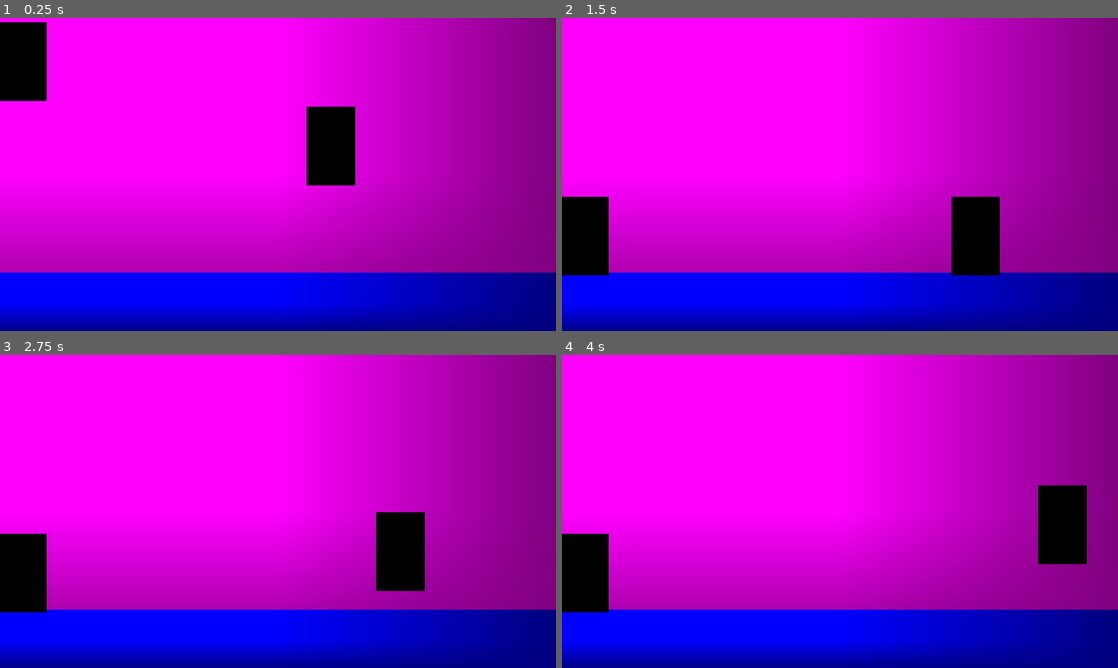
Above: before the commit, frames 1-4 (two rows, left to right).
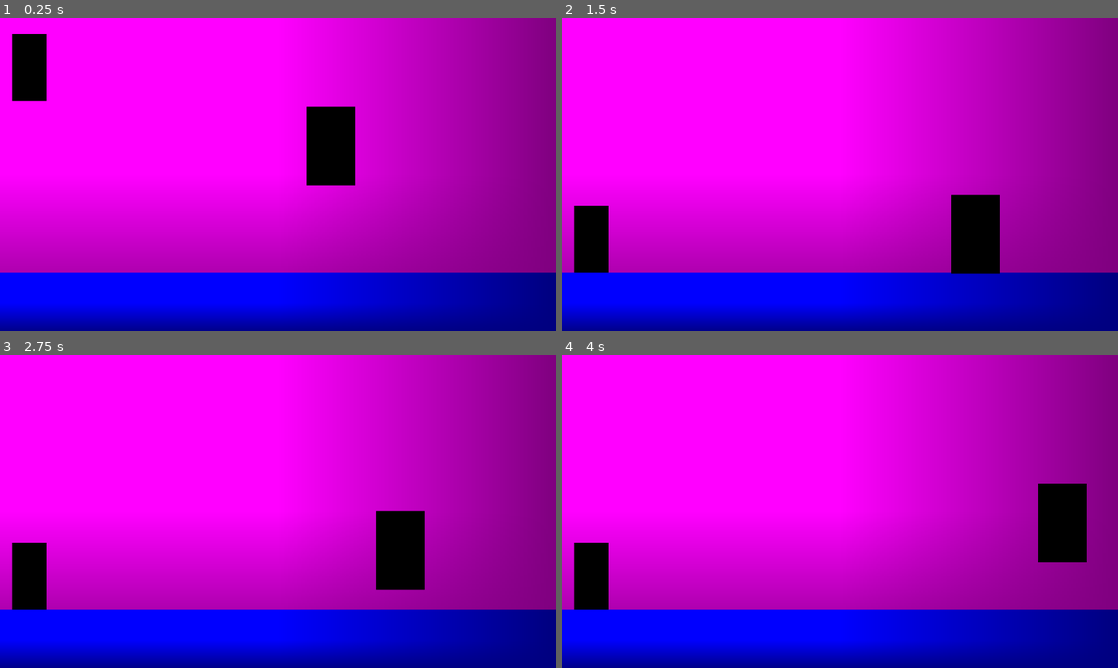
Above: after the commit, the same moments.

Repository: bjosephkatz/Bethesda-Brawl
Game: Godot game, scene res://scenes/game_arena.tscn
Two runs of this game, one before a commit and one after it. Both use one fixed random seed, a clock stepped at 60 frames per second and the inputs below.
Inputs:
- Up to frame 1 (0.25 s): no input
- Up to frame 2 (1.5 s): tap Enter (ui_accept) at 0.5 s; hold D (move_right) from 0.53 s (still down); tap W (jump) at 0.77 s
- Up to frame 3 (2.75 s): tap W (jump) at 1.52 s; release D (move_right) at 2.03 s; hold A (move_left) from 2.03 s (still down)
- Up to frame 4 (4 s): release A (move_left) at 2.78 s; hold D (move_right) from 2.78 s (still down); tap W (jump) at 3.02, 3.77 s

The runs differ from the first frame. In frame 1, 0.8% of the frame differs, in the area x 0-9%, y 1-27%; in frame 2, 0.9%, in the area x 0-79%, y 56-83%; in frame 3, 0.9%; in frame 4, 0.9%.

Commit message:
Adjusted player sizes

Diff:
--- a/project.godot
+++ b/project.godot
@@ -37,3 +37,9 @@
 "events": [Object(InputEventKey,"resource_local_to_scene":false,"resource_name":"","device":-1,"window_id":0,"alt_press …(192 unchanged characters)…
 ]
 }
+attack={
+"deadzone": 0.2,
+"events": [Object(InputEventKey,"resource_local_to_scene":false,"resource_name":"","device":-1,"window_id":0,"alt_pressed":false,"shift_pressed":false,"ctrl_pressed":false,"meta_pressed":false,"pressed":false,"keycode":0,"physical_keycode":70,"key_label":0,"unicode":102,"location":0,"echo":false,"script":null)
+, Object(InputEventKey,"resource_local_to_scene":false,"resource_name":"","device":-1,"window_id":0,"alt_pressed":false,"shift_pressed":false,"ctrl_pressed":false,"meta_pressed":false,"pressed":false,"keycode":0,"physical_keycode":77,"key_label":0,"unicode":109,"location":0,"echo":false,"script":null)
+]
+}
--- a/scenes/game_arena.tscn
+++ b/scenes/game_arena.tscn
@@ -6,14 +6,17 @@
 [sub_resource type="PlaceholderTexture2D" id="PlaceholderTexture2D_pwy2h"]
 
 [sub_resource type="RectangleShape2D" id="RectangleShape2D_a1nvs"]
-size = Vector2(1279, 128)
+size = Vector2(1279, 134)
 
 [sub_resource type="PlaceholderTexture2D" id="PlaceholderTexture2D_2xdjh"]
 
 [sub_resource type="PlaceholderTexture2D" id="PlaceholderTexture2D_a1nvs"]
 
 [sub_resource type="RectangleShape2D" id="RectangleShape2D_2xdjh"]
-size = Vector2(112, 181)
+size = Vector2(79, 154)
+
+[sub_resource type="RectangleShape2D" id="RectangleShape2D_pwy2h"]
+size = Vector2(109, 177)
 
 [node name="GameArena" type="Node2D"]
 
@@ -25,7 +28,7 @@
 [node name="Platform" type="StaticBody2D" parent="."]
 
 [node name="CollisionShape2D" type="CollisionShape2D" parent="Platform"]
-position = Vector2(640, 656)
+position = Vector2(640, 653)
 shape = SubResource("RectangleShape2D_a1nvs")
 
 [node name="Sprite2D" type="Sprite2D" parent="Platform"]
@@ -39,12 +42,12 @@
 
 [node name="Sprite2D" type="Sprite2D" parent="Player"]
 modulate = Color(0, 1, 0, 1)
-position = Vector2(51, 80.5)
-scale = Vector2(112, 181)
+position = Vector2(67.5, 94)
+scale = Vector2(79, 154)
 texture = SubResource("PlaceholderTexture2D_a1nvs")
 
 [node name="CollisionShape2D" type="CollisionShape2D" parent="Player"]
-position = Vector2(51, 80.5)
+position = Vector2(67.5, 94)
 shape = SubResource("RectangleShape2D_2xdjh")
 
 [node name="Player2" type="CharacterBody2D" parent="."]
@@ -58,5 +61,5 @@
 texture = SubResource("PlaceholderTexture2D_a1nvs")
 
 [node name="CollisionShape2D" type="CollisionShape2D" parent="Player2"]
-position = Vector2(762, 275)
-shape = SubResource("RectangleShape2D_2xdjh")
+position = Vector2(761.5, 274.5)
+shape = SubResource("RectangleShape2D_pwy2h")
Not shown: 1 places in scenes/game_arena.tscn that only renumber resources
